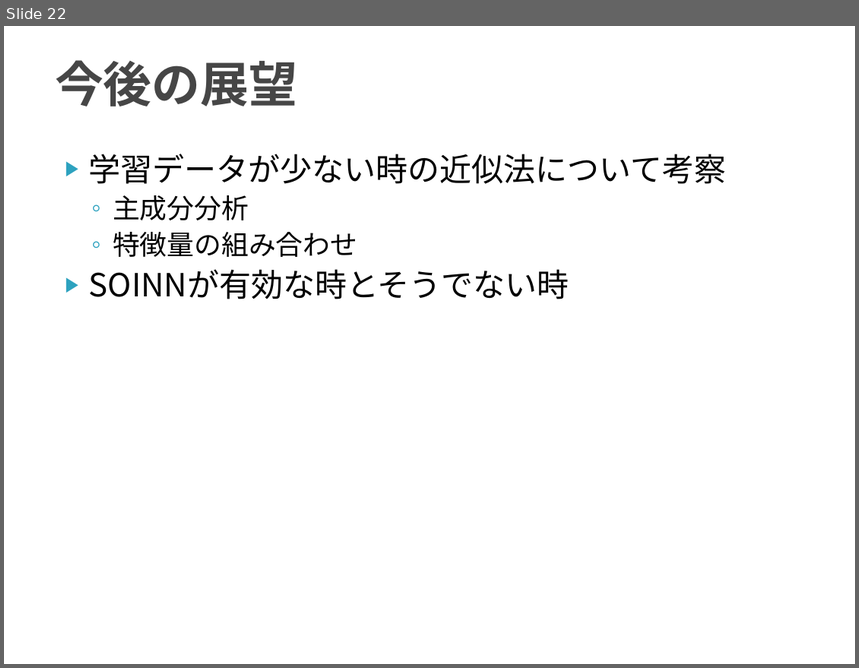
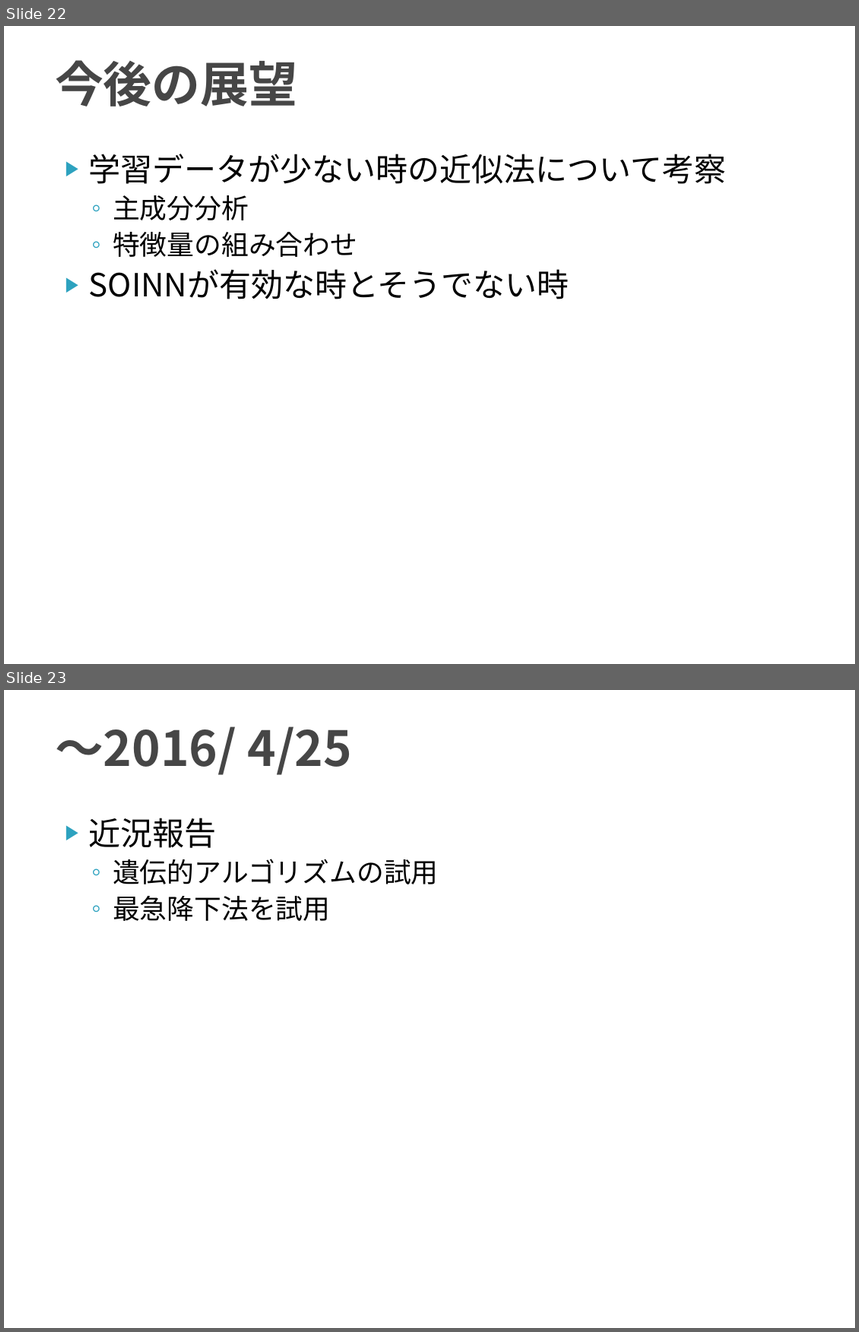
Before and after one commit to TetsuyaKomota/GitforEclipseTest, a slide deck: IntentionLearning_v2/slide/discussion2016.pptx. Shown one above the other, each under a label of ours: slide 22 before the commit, slides 22 and 23 after it. The pictures are 859x668 and 859x1332 pixels, drawn with LibreOffice and Linux fonts; fonts in the diff are those of the drawing. Boxes give left, top, right and bottom in pixels: in the first picture for what was removed or moved away, otherwise in the second. Text is boxed around its words. In the diff, an @@ line names an element or a change of style, - is before the commit and + after.

```diff
--- a/IntentionLearning_v2/slide/discussion2016.pptx
+++ b/IntentionLearning_v2/slide/discussion2016.pptx
@@ slide 23 added at [4, 690, 855, 1328], background #FFFFFF @@
@@ title added at [55, 726, 352, 775], 41 pt, text #464646, bold @@
+～2016/ 4/25
@@ text added at [89, 818, 438, 921], 23 pt, text #000000 @@
+▶ 近況報告
+  ◦ 遺伝的アルゴリズムの試用
+  ◦ 最急降下法を試用
```
Also in this commit, not shown: 1 slide changed, 2 other slides added.
